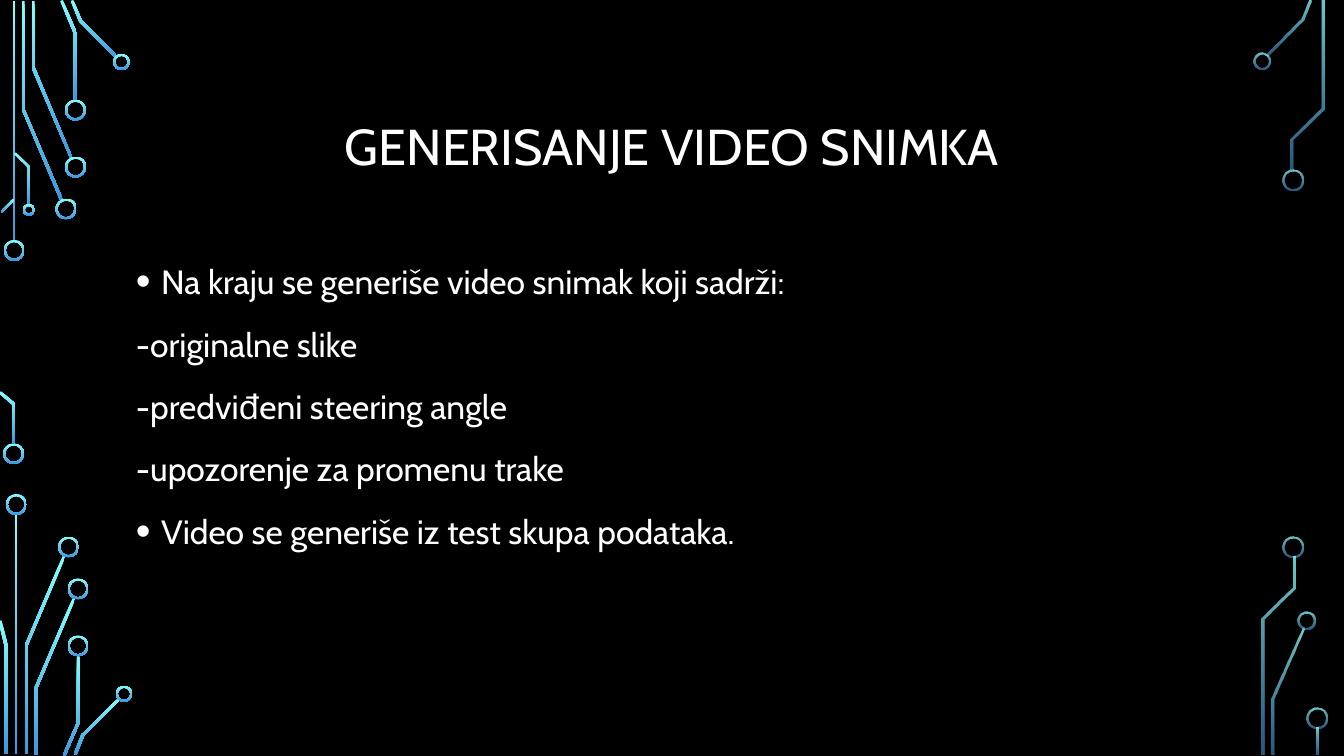
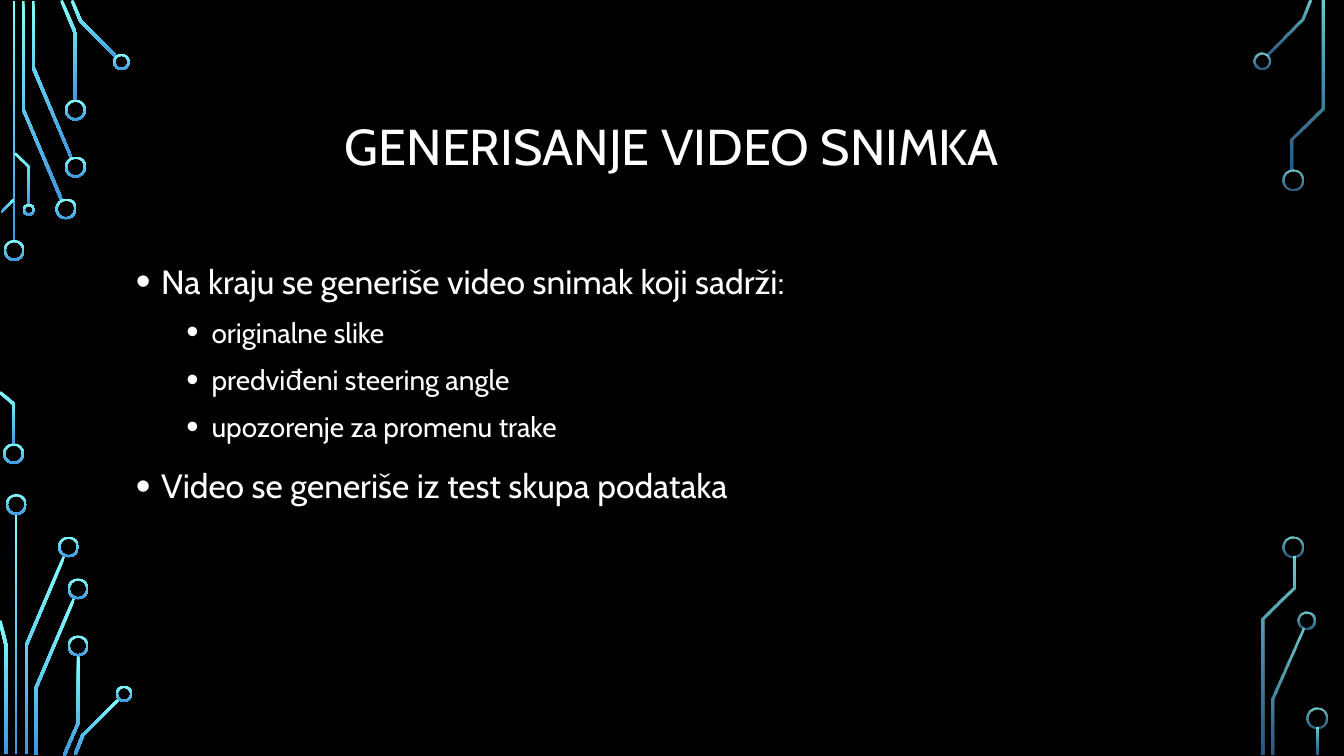
Before and after one commit to jglintic/duboko_ucenje, a slide deck: slide 13 of dubuko_ucenje_projekat_ppt.pptx. Drawn at 1344x756 pixels with LibreOffice and Linux fonts; fonts in the diff are those of the drawing; background and template pictures are left out. Boxes give left, top, right and bottom in pixels: in the first picture for what was removed or moved away, otherwise in the second. Text is boxed around its words. In the diff, an @@ line names an element or a change of style, - is before the commit and + after.

```diff
--- a/dubuko_ucenje_projekat_ppt.pptx
+++ b/dubuko_ucenje_projekat_ppt.pptx
@@ text at box(161, 322, 727, 507): text changed; size 24 to 20 pt @@
--originalne slike
--predviđeni steering angle
--upozorenje za promenu trake
-• Video se generiše iz test skupa podataka.
+  • originalne slike
+  • predviđeni steering angle
+  • upozorenje za promenu trake
+• Video se generiše iz test skupa podataka
```
Also in this commit, not shown: 13 other slides changed, 1 slide added, 1 slide removed.
